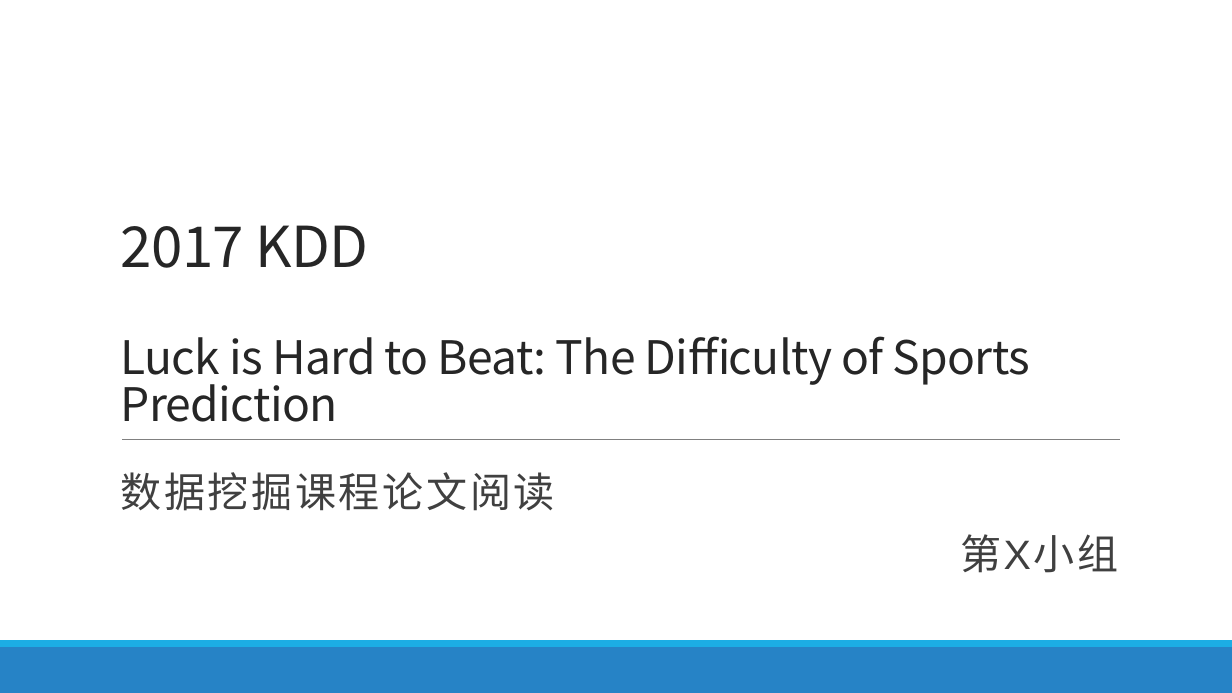
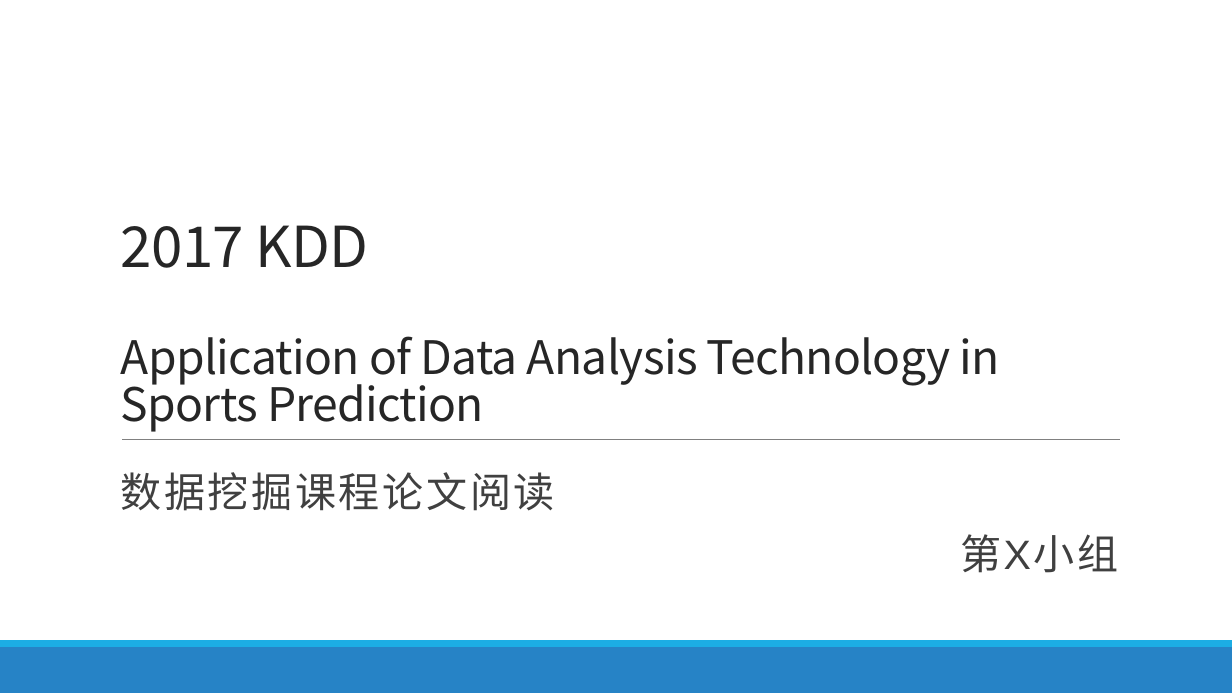
Before and after one commit to FindNorthStar/DataMining, a slide deck: slide 1 of homework_1/Luck is Hard to Beat The Difficulty of Sports Prediction.pptx. Drawn at 1232x693 pixels with LibreOffice and Linux fonts; fonts in the diff are those of the drawing. Boxes give left, top, right and bottom in pixels: in the first picture for what was removed or moved away, otherwise in the second. Text is boxed around its words. In the diff, an @@ line names an element or a change of style, - is before the commit and + after.

Commit message:
update data analysis

```diff
--- a/homework_1/Luck is Hard to Beat The Difficulty of Sports Prediction.pptx
+++ b/homework_1/Luck is Hard to Beat The Difficulty of Sports Prediction.pptx
@@ title at [121, 225, 1000, 432]: text changed @@
-2017 KDD
-Luck is Hard to Beat: The Difficulty of Sports Prediction
+2017 KDD
+Application of Data Analysis Technology in Sports Prediction
```
Also in this commit, not shown: 2 slides added.
